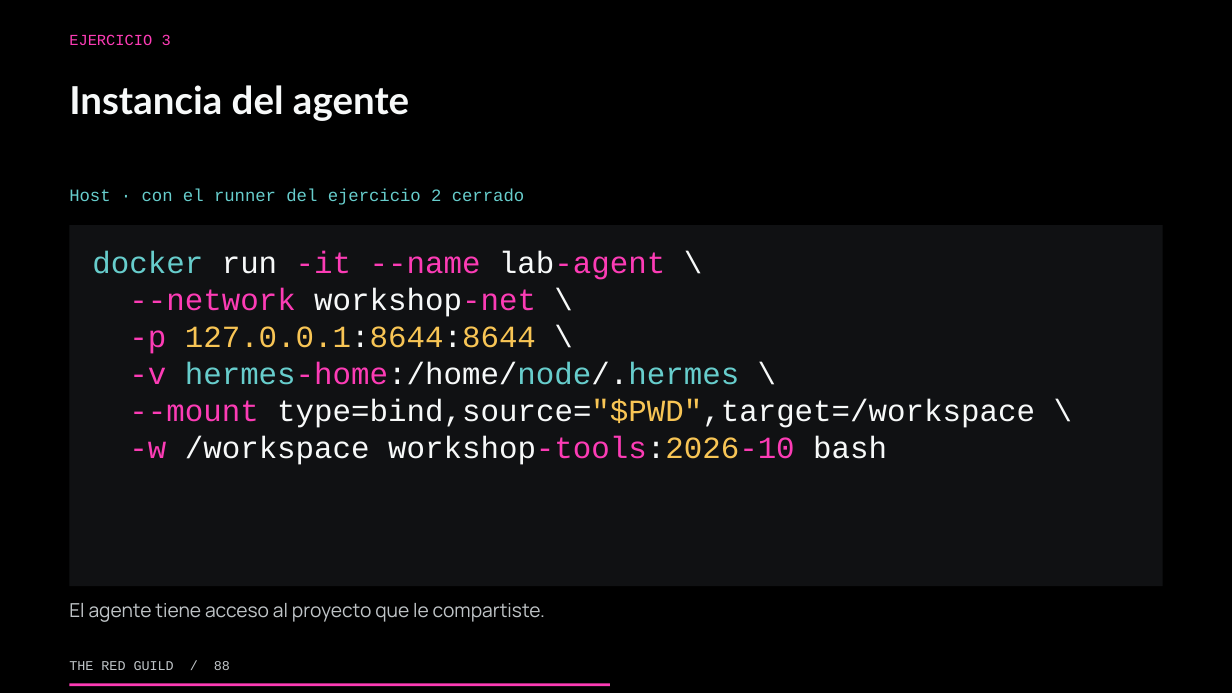
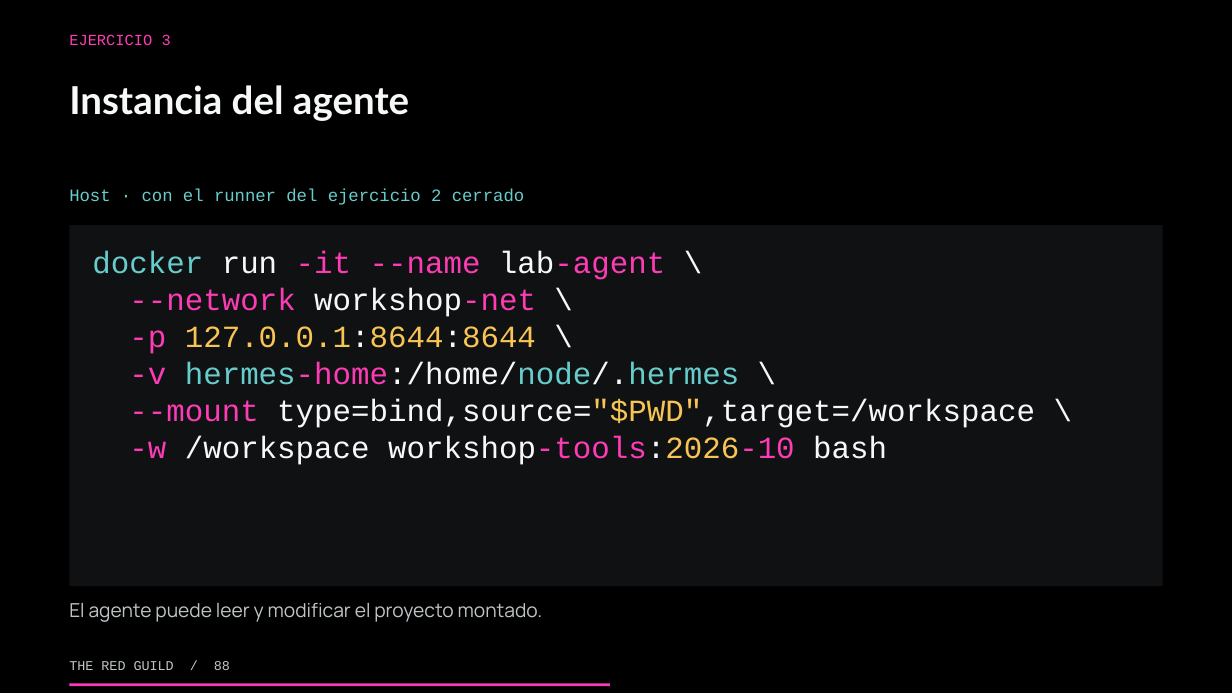
Before and after one commit to theredguild/github-ai-automation-lab, a slide deck: slide 88 of slides/workshop.pptx. Drawn at 1232x693 pixels with LibreOffice and Linux fonts; fonts in the diff are those of the drawing. Boxes give left, top, right and bottom in pixels: in the first picture for what was removed or moved away, otherwise in the second. Text is boxed around its words. In the diff, an @@ line names an element or a change of style, - is before the commit and + after.

```diff
--- a/slides/workshop.pptx
+++ b/slides/workshop.pptx
@@ text at [69, 603, 543, 622]: text changed @@
-El agente tiene acceso al proyecto que le compartiste.
+El agente puede leer y modificar el proyecto montado.
```
Also in this commit, not shown: 6 other slides changed, 7 other files.
